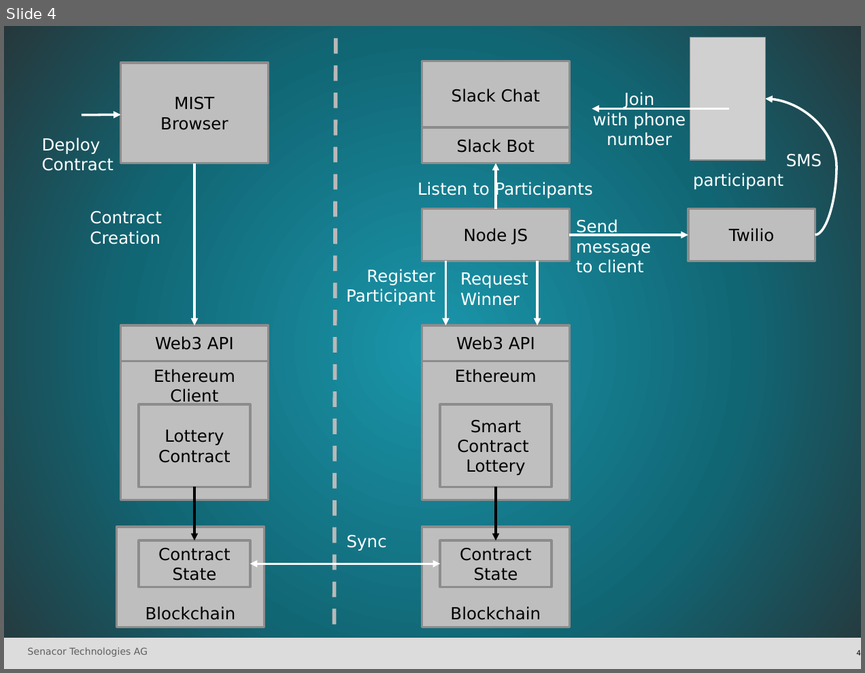
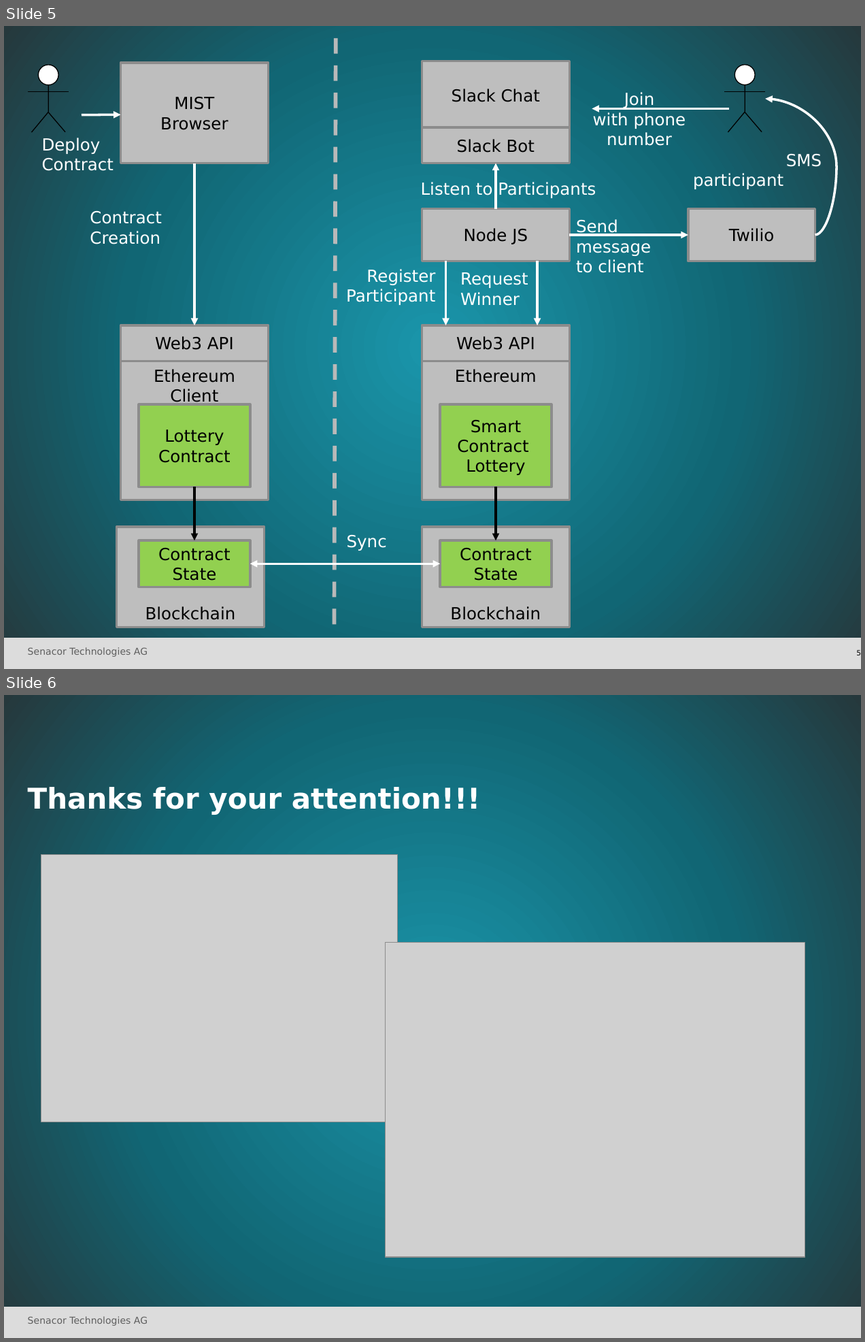
Before and after one commit to raharjaliu/tum-16, a slide deck: Presentation/20161112_TUM_FinalPresentation.pptx. Shown one above the other, each under a label of ours: slide 4 before the commit, slides 5 and 6 after it. The pictures are 865x673 and 865x1342 pixels, drawn with LibreOffice and Linux fonts; fonts in the diff are those of the drawing; grey boxes stand for pictures; background and template pictures are left out. Boxes give left, top, right and bottom in pixels: in the first picture for what was removed or moved away, otherwise in the second. Text is boxed around its words. In the diff, an @@ line names an element or a change of style, - is before the commit and + after.

```diff
--- a/Presentation/20161112_TUM_FinalPresentation.pptx
+++ b/Presentation/20161112_TUM_FinalPresentation.pptx
@@ slide 6 added at bbox=[4, 695, 861, 1338], background gradient #FCFCFC to #1A96AB to #116674 to #26383C; not listed: 2 template elements that a slide beside it also shows @@
@@ title added at bbox=[28, 787, 480, 815], 24 pt, text #FFFFFF, bold @@
+Thanks for your attention!!!
@@ picture added at bbox=[41, 854, 397, 1121] @@
@@ picture added at bbox=[385, 942, 805, 1256] @@
@@ what was slide 4 is now slide 5 @@
@@ slide 5 changed as well @@
@@ picture removed at bbox=[689, 37, 765, 160] @@
@@ group added at bbox=[28, 65, 68, 132]: 4 lines, 1 ellipse @@
@@ group added at bbox=[725, 65, 765, 132]: 4 lines, 1 ellipse @@
@@ text "Listen to Participants": place and size @@
-text "Listen to Participants" at bbox=[417, 181, 593, 199]
+text "Listen to Participants" at bbox=[421, 182, 596, 198]
@@ fill #BFBFBF to #92D050 in 4 elements at bbox=[139, 404, 250, 486], bbox=[139, 540, 250, 586], bbox=[440, 540, 551, 586], bbox=[440, 404, 551, 486] @@
@@ page number at bbox=[856, 650, 861, 655]: text changed @@
-4
+5
```
Also in this commit, not shown: 3 other slides changed, 1 other slide added.
